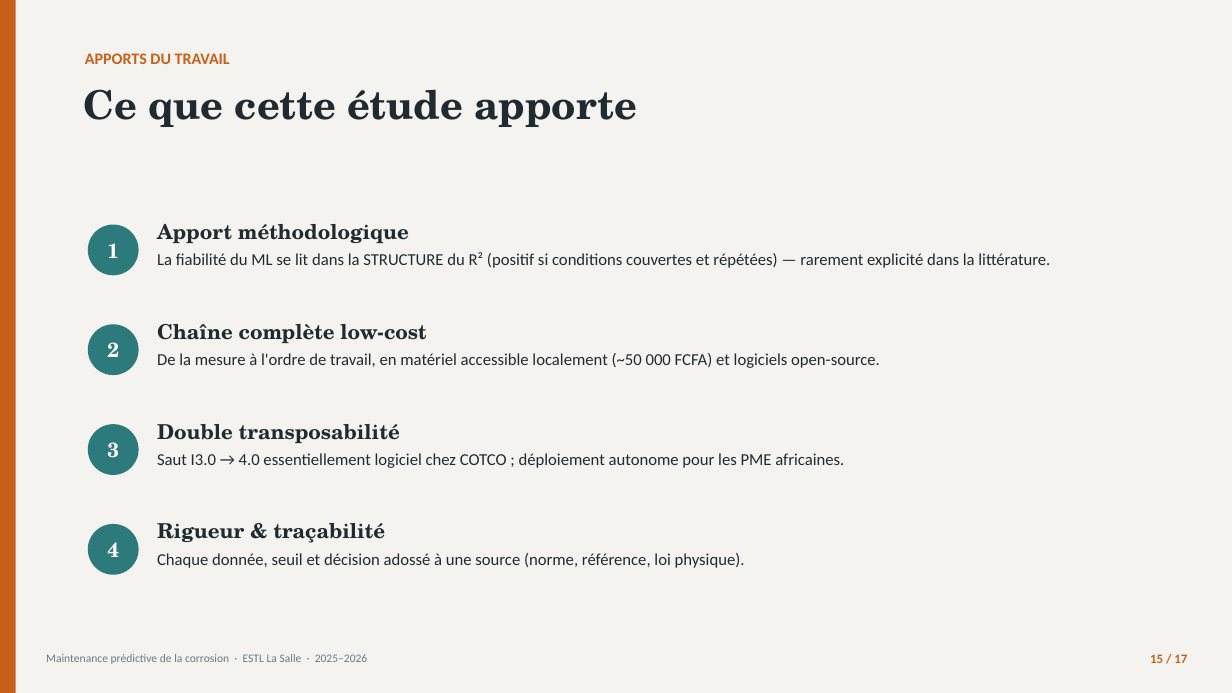
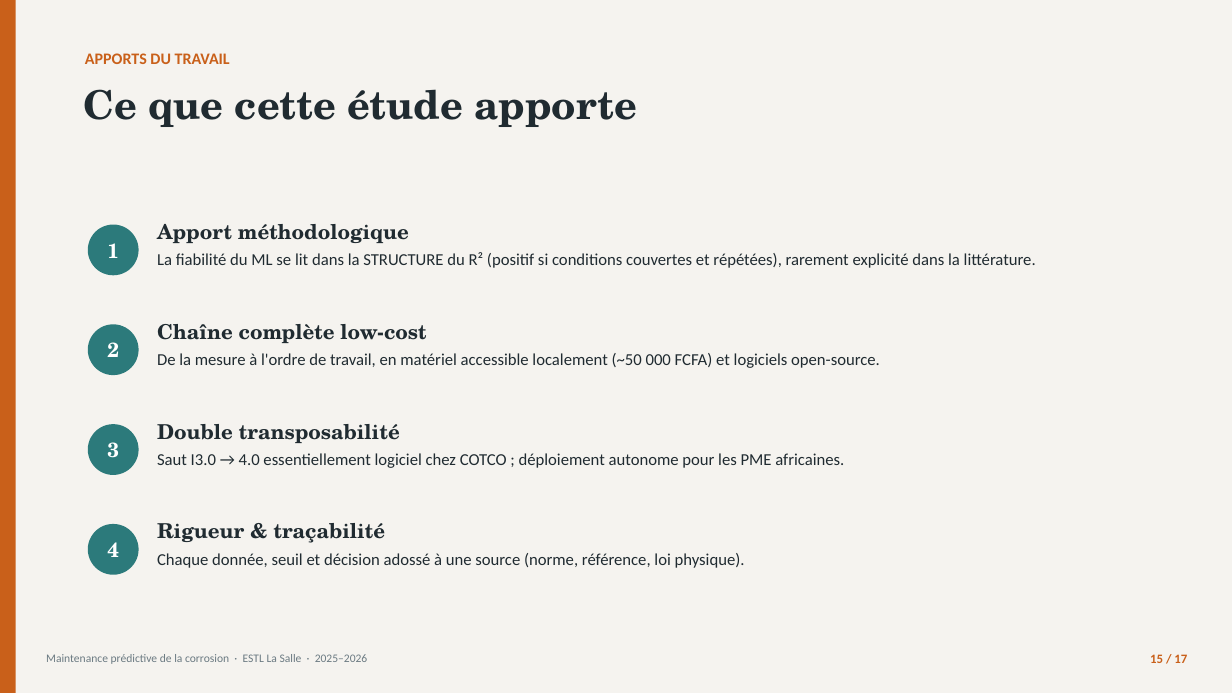
Before and after one commit to londola13/predictive-maintenance-corrosion, a slide deck: slide 15 of soutenance/Soutenance_Corrosion_BATOUMBI.pptx. Drawn at 1232x693 pixels with LibreOffice and Linux fonts; fonts in the diff are those of the drawing. Boxes give left, top, right and bottom in pixels: in the first picture for what was removed or moved away, otherwise in the second. Text is boxed around its words. In the diff, an @@ line names an element or a change of style, - is before the commit and + after.

```diff
--- a/soutenance/Soutenance_Corrosion_BATOUMBI.pptx
+++ b/soutenance/Soutenance_Corrosion_BATOUMBI.pptx
@@ text at (x1=157, y1=252, x2=1036, y2=268): text changed @@
-La fiabilité du ML se lit dans la STRUCTURE du R² (positif si conditions couvertes et répétées) — rarement explicité dans la littérature.
+La fiabilité du ML se lit dans la STRUCTURE du R² (positif si conditions couvertes et répétées), rarement explicité dans la littérature.
```
Also in this commit, not shown: 11 other slides changed, 2 other files.
